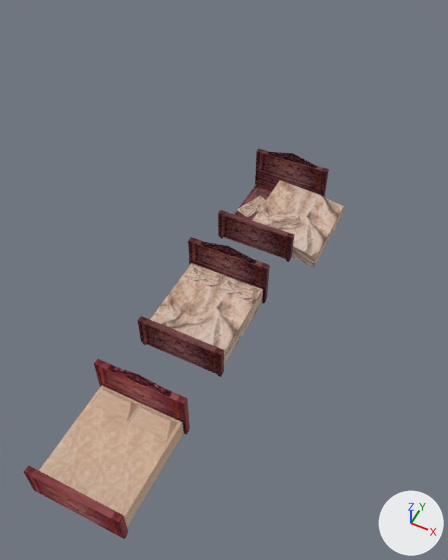
A saved change to the Blender file objsrc/drebeda.blend.
Camera for both pictures: a 50 mm lens placed at (11.4, -10.3, 27.9), pointed at (-1.2, 14.8, -3.4). The lights are fixed; the arrows at lower right show +X, +Y and +Z.

The scene before the commit, as lines of its bpy script (objects in view):
```python
me_decorat_001 = bpy.data.meshes.new('decorat.001')
me_decorat_001.from_pydata(...)  # 73 vertices, 50 faces; spans x -2.62..2.62, y -3.18..3.18, z -1.94..1.94
me_decorat_001.materials.append(mat_drebeda)  # picture img_drebeda_png
me_decorat_002 = bpy.data.meshes.new('decorat.002')
me_decorat_002.from_pydata(...)  # 89 vertices, 64 faces; spans x -2.62..4.22, y -3.18..3.18, z -1.94..1.94
me_decorat_002.materials.append(mat_drebedx)  # picture img_drebedx_png
me_decorat_003 = bpy.data.meshes.new('decorat.003')
me_decorat_003.from_pydata(...)  # 73 vertices, 50 faces; spans x -2.62..2.62, y -3.18..3.18, z -1.94..1.94
me_decorat_003.materials.append(mat_drebedx)  # picture img_drebedx_png
ob_drebeda = bpy.data.objects.new('drebeda', me_decorat_001)
ob_drebeda.location = (0.0, 0.0, 0.0)
ob_drebedx = bpy.data.objects.new('drebedx', me_decorat_003)
ob_drebedx.location = (0.0, 10.0, 0.0)
ob_drebedy = bpy.data.objects.new('drebedy', me_decorat_002)
ob_drebedy.location = (0.0, 20.0, 0.0)
```
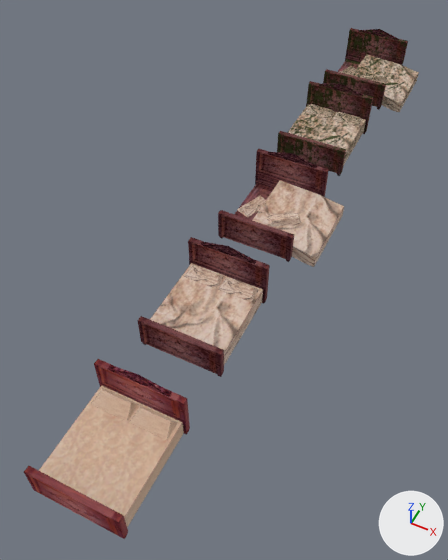
What changed in the scene script:
```text
Add img_drebedy_png:
    img_drebedy_png = load_image('drebedy.png', '../obj/txt16/drebedy.png', 128, 256, 'sRGB')
Add mat_drebedy:
    mat_drebedy = diffuse_material('drebedy')
    mat_drebedy.texture = img_drebedy_png
    mat_drebedy.roughness = 0.5
Add me_decorat_005:
    me_decorat_005.from_pydata(...)  # 73 vertices, 50 faces; spans x -2.62..2.62, y -3.18..3.18, z -1.94..1.94
    me_decorat_005.materials.append(mat_drebedy)  # picture img_drebedy_png
Add me_decorat_004:
    me_decorat_004.from_pydata(...)  # 89 vertices, 64 faces; spans x -2.62..4.22, y -3.18..3.18, z -1.94..1.94
    me_decorat_004.materials.append(mat_drebedy)  # picture img_drebedy_png
Add ob_drebedx2:
    ob_drebedx2 = bpy.data.objects.new('drebedx2', me_decorat_005)
    ob_drebedx2.location = (0.0, 30.0, 0.0)
Add ob_drebedy2:
    ob_drebedy2 = bpy.data.objects.new('drebedy2', me_decorat_004)
    ob_drebedy2.location = (0.0, 40.0, 0.0)
```

Location of each change, [x1, y1, x2, y2] in pixels of the pictures (448 x 560 px):
'drebedx2', added
    after: [277, 81, 373, 176]
'drebedy2', added
    after: [323, 28, 419, 112]
